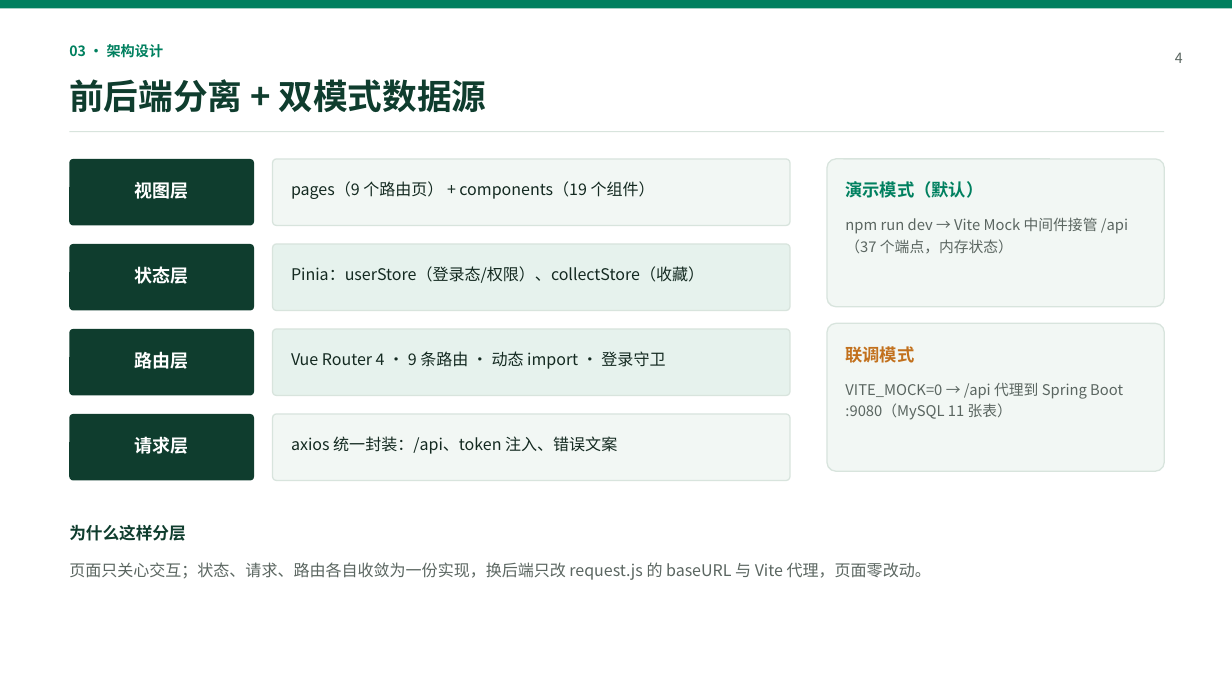
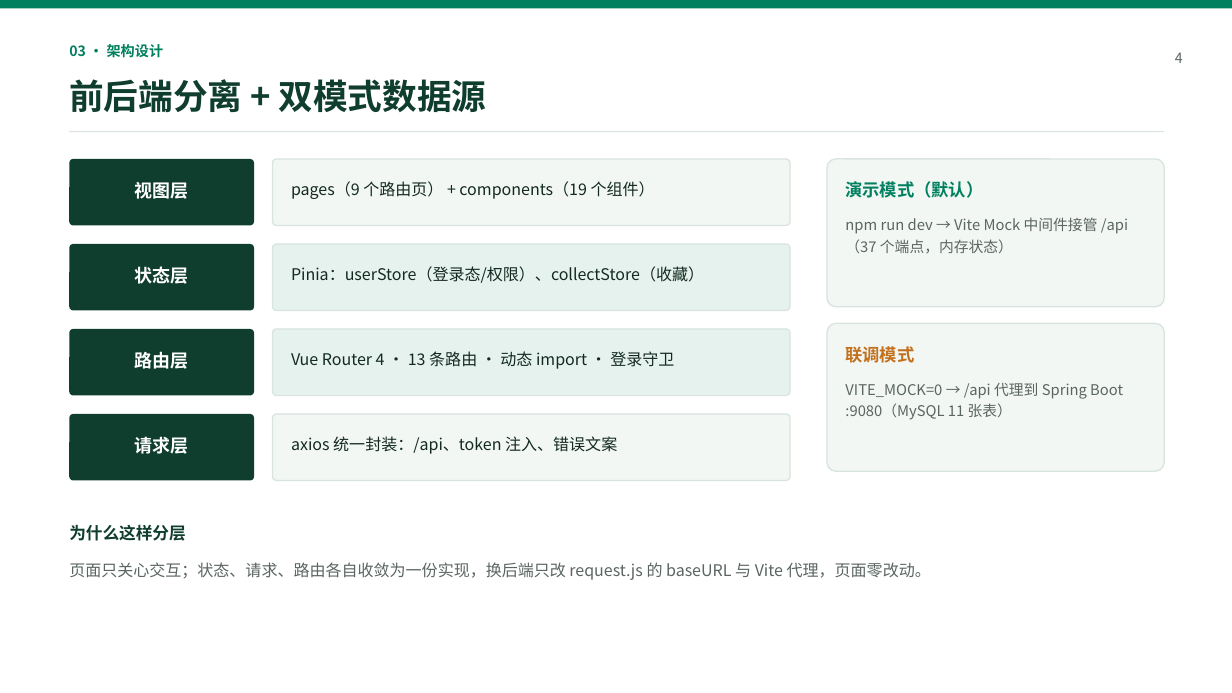
Before and after one commit to zhb0829/xianmao-frontend, a slide deck: slide 4 of docs/答辩PPT.pptx. Drawn at 1232x693 pixels with LibreOffice and Linux fonts; fonts in the diff are those of the drawing. Boxes give left, top, right and bottom in pixels: in the first picture for what was removed or moved away, otherwise in the second. Text is boxed around its words. In the diff, an @@ line names an element or a change of style, - is before the commit and + after.

```diff
--- a/docs/答辩PPT.pptx
+++ b/docs/答辩PPT.pptx
@@ text at (291, 351, 674, 369): text changed @@
-Vue Router 4 · 9 条路由 · 动态 import · 登录守卫
+Vue Router 4 · 13 条路由 · 动态 import · 登录守卫
```
Also in this commit, not shown: 5 other slides changed, 4 other files.
